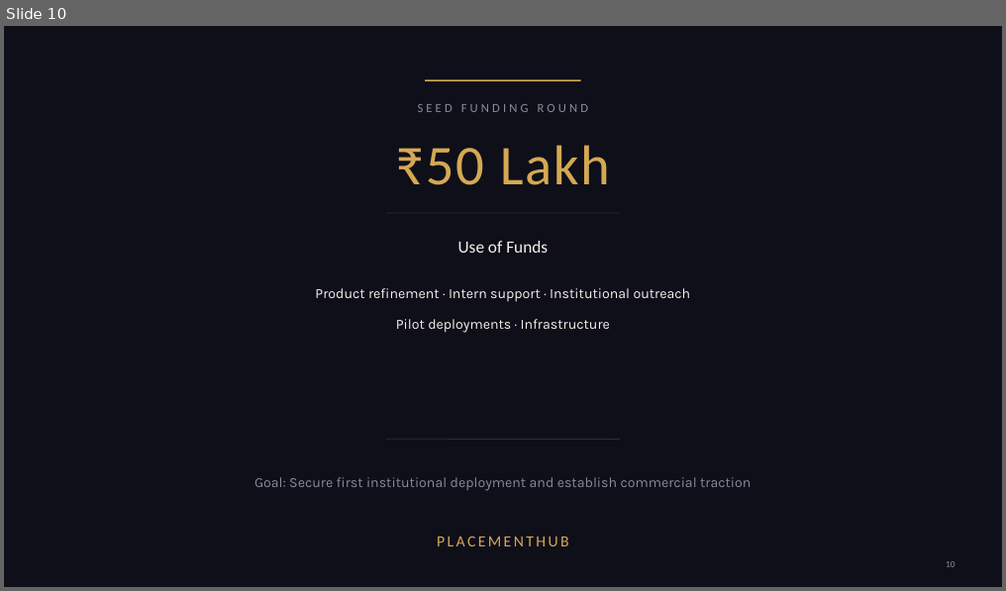
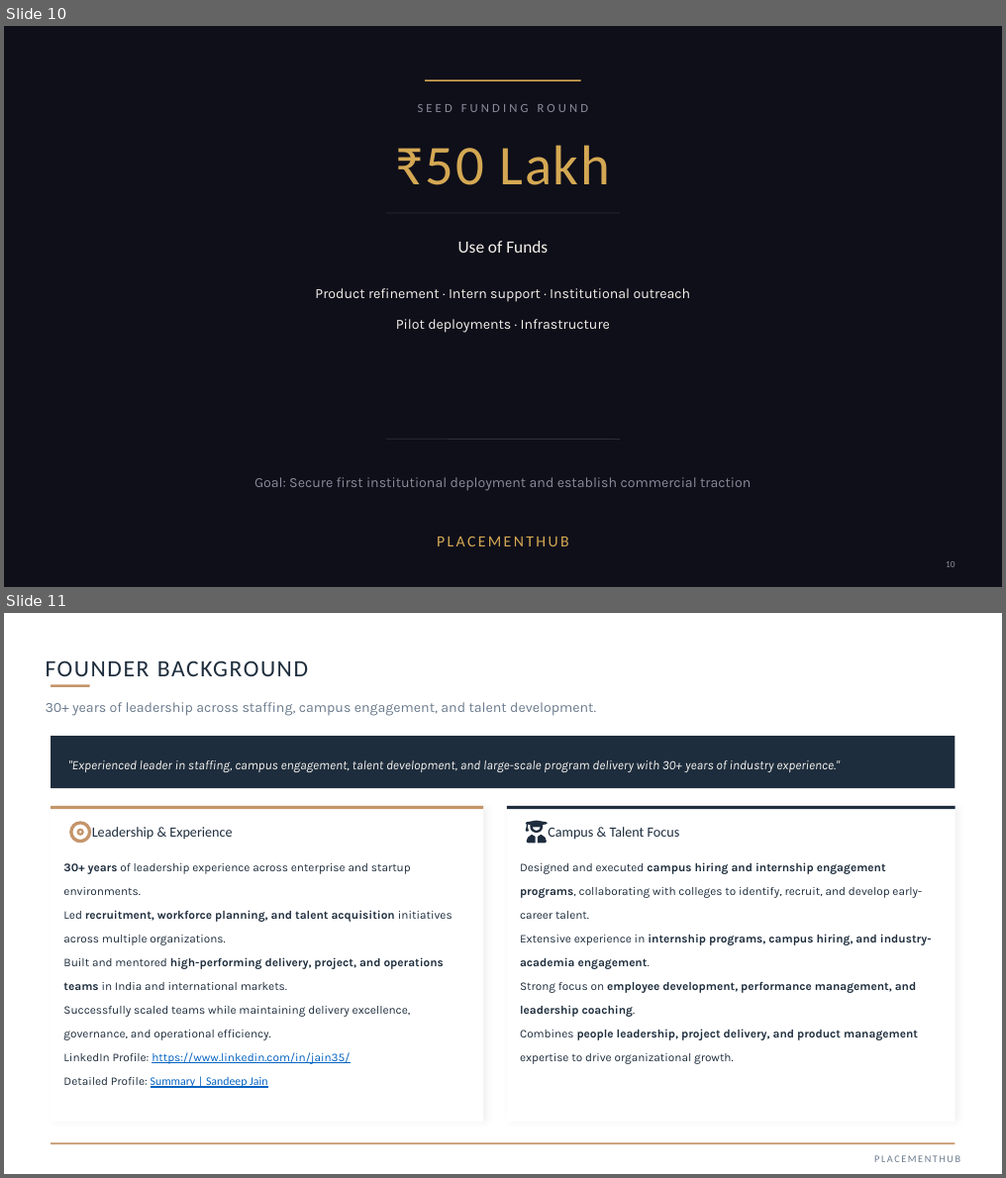
Before and after one commit to sandeepjain2000/invest, a slide deck: docs/Pitch Deck/PlacementHub Pitch Deck.pptx. Shown one above the other, each under a label of ours: slide 10 before the commit, slides 10 and 11 after it. The pictures are 1006x591 and 1006x1178 pixels, drawn with LibreOffice and Linux fonts; fonts in the diff are those of the drawing. Boxes give left, top, right and bottom in pixels: in the first picture for what was removed or moved away, otherwise in the second. Text is boxed around its words. In the diff, an @@ line names an element or a change of style, - is before the commit and + after.

```diff
--- a/docs/Pitch Deck/PlacementHub Pitch Deck.pptx
+++ b/docs/Pitch Deck/PlacementHub Pitch Deck.pptx
@@ slide 11 added at [4,613,1002,1174], background #FFFFFF @@
@@ text added at [46,661,308,676], 30 pt, text #1E2D3D @@
+FOUNDER BACKGROUND
@@ rectangle added at [51,685,89,687], fill #C4956A @@
@@ text added at [46,702,596,716], 18 pt, text #6B7B8D @@
+30+ years of leadership across staffing, campus engagement, and talent development.
@@ rectangle added at [51,736,954,788], fill #1E2D3D @@
@@ text added at [68,761,839,772], 16.5 pt, text #F5F3EF, italic @@
+"Experienced leader in staffing, campus engagement, talent development, and large-scale program delivery with 30+ years of industry experience."
@@ rectangle added at [51,806,483,1122], fill #FFFFFF @@
@@ rectangle added at [51,806,483,809], fill #C4956A @@
@@ rectangle added at [507,806,954,1122], fill #FFFFFF @@
@@ rectangle added at [507,806,954,809], fill #1E2D3D @@
@@ freeform shape added at [69,821,91,843], fill #C4956A @@
@@ text added at [92,827,232,840], 18 pt, text #1E2D3D @@
+Leadership & Experience
@@ freeform shape added at [526,821,548,843], fill #1E2D3D @@
@@ text added at [548,827,680,840], 18 pt, text #1E2D3D @@
+Campus & Talent Focus
@@ text added at [63,863,452,1088], 15 pt, text #1E2D3D @@
+30+ years of leadership experience across enterprise and startup environments.
+Led recruitment, workforce planning, and talent acquisition initiatives across multiple organizations.
+Built and mentored high-performing delivery, project, and operations teams in India and international markets.
+Successfully scaled teams while maintaining delivery excellence, governance, and operational efficiency.
+LinkedIn Profile: https://www.linkedin.com/in/jain35/
+Detailed Profile: Summary | Sandeep Jain
@@ text added at [520,862,932,1064], 15 pt, text #1E2D3D, bold @@
+Designed and executed campus hiring and internship engagement programs, collaborating with colleges to identify, recruit, and develop early-career talent.
+Extensive experience in internship programs, campus hiring, and industry-academia engagement.
+Strong focus on employee development, performance management, and leadership coaching.
+Combines people leadership, project delivery, and product management expertise to drive organizational growth.
@@ rectangle added at [51,1143,954,1145], fill #C4956A @@
@@ text added at [874,1156,960,1162], 13 pt, text #6B7B8D @@
+PLACEMENTHUB
```
Also in this commit, not shown: 1 other file.
